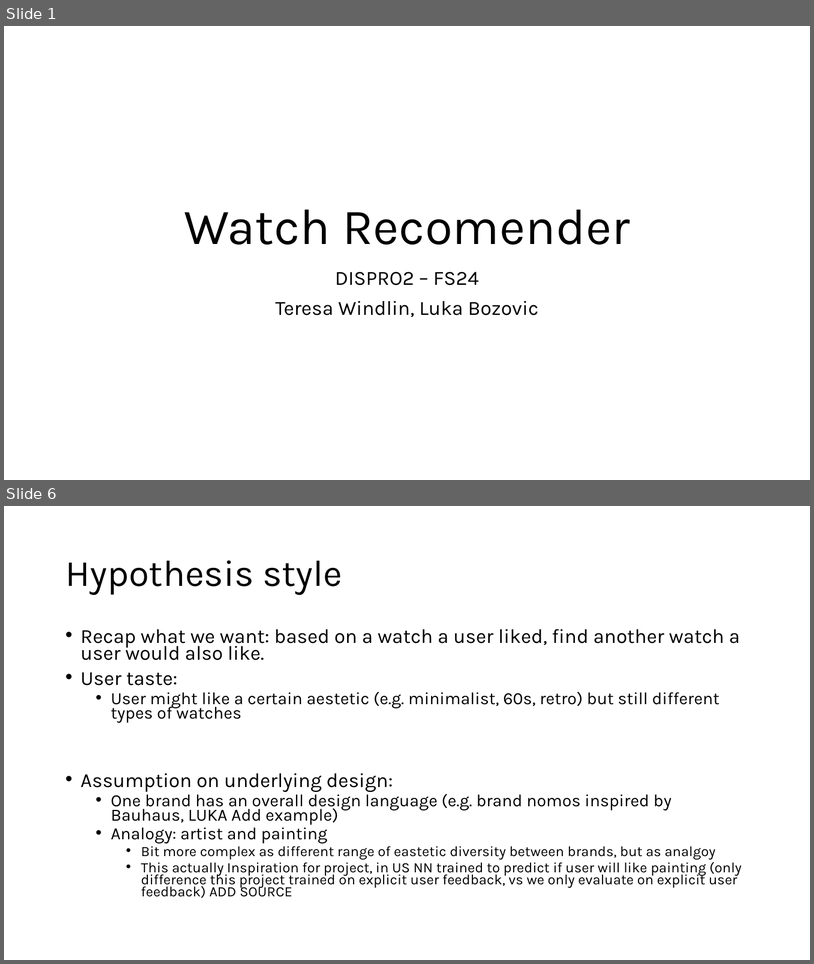
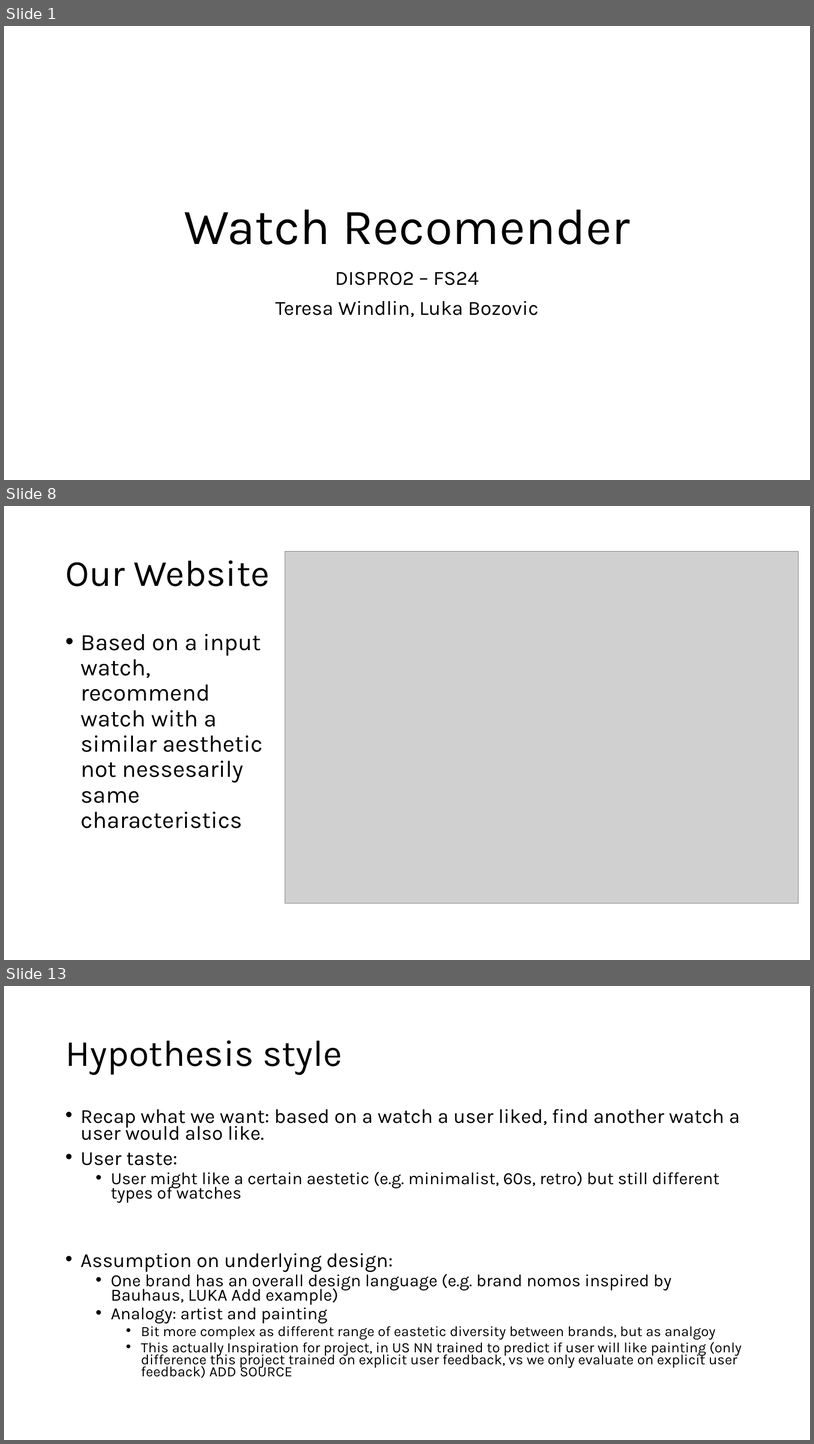
Before and after one commit to Luk-stud/Watch-recomender-DISPRO, a slide deck: Base_DISPRO Präsi.pptx. Shown one above the other, each under a label of ours: slides 1 and 6 before the commit, slides 1, 8 and 13 after it; the slides between them are not shown. The pictures are 814x964 and 814x1444 pixels, drawn with LibreOffice and Linux fonts; fonts in the diff are those of the drawing; grey boxes stand for pictures. Boxes give left, top, right and bottom in pixels: in the first picture for what was removed or moved away, otherwise in the second. Text is boxed around its words. In the diff, an @@ line names an element or a change of style, - is before the commit and + after.

```diff
--- a/Base_DISPRO Präsi.pptx
+++ b/Base_DISPRO Präsi.pptx
@@ slide 8 added at [4, 506, 810, 960], background #FFFFFF @@
@@ picture added at [285, 551, 799, 903] @@
@@ title added at [65, 560, 270, 586], 44 pt, text #000000 @@
+Our Website
@@ text added at [81, 634, 263, 828], 28 pt, text #000000 @@
+• Based on a input watch, recommend watch with a similar aesthetic not nessesarily same characteristics
@@ what was slide 6 is now slide 13 @@
```
Also in this commit, not shown: 3 slides changed, 7 other slides added, 1 slide removed.
